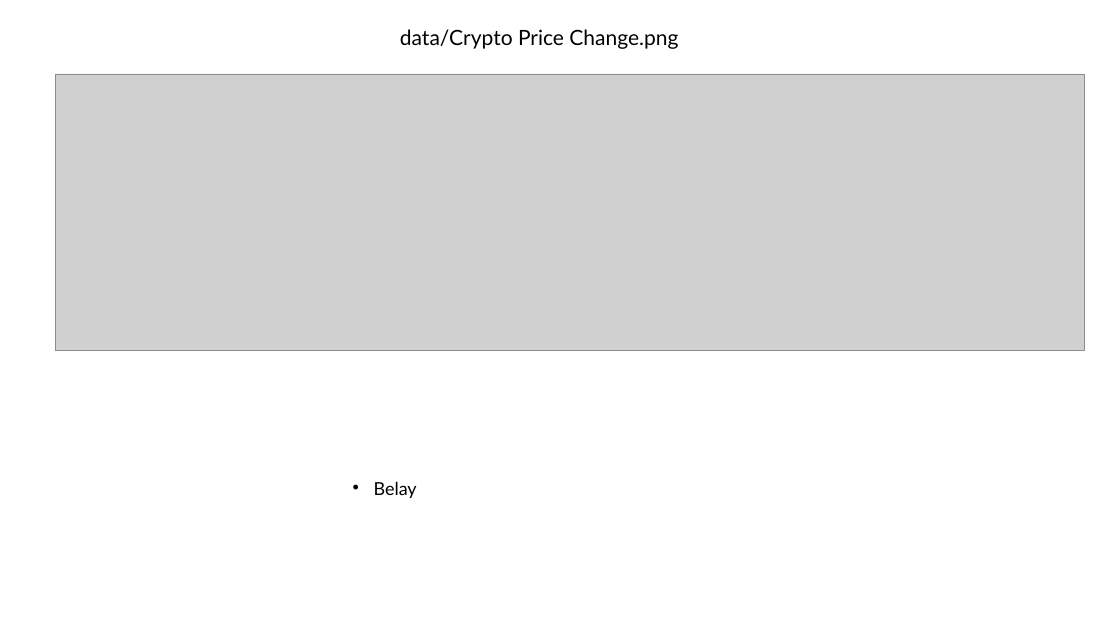
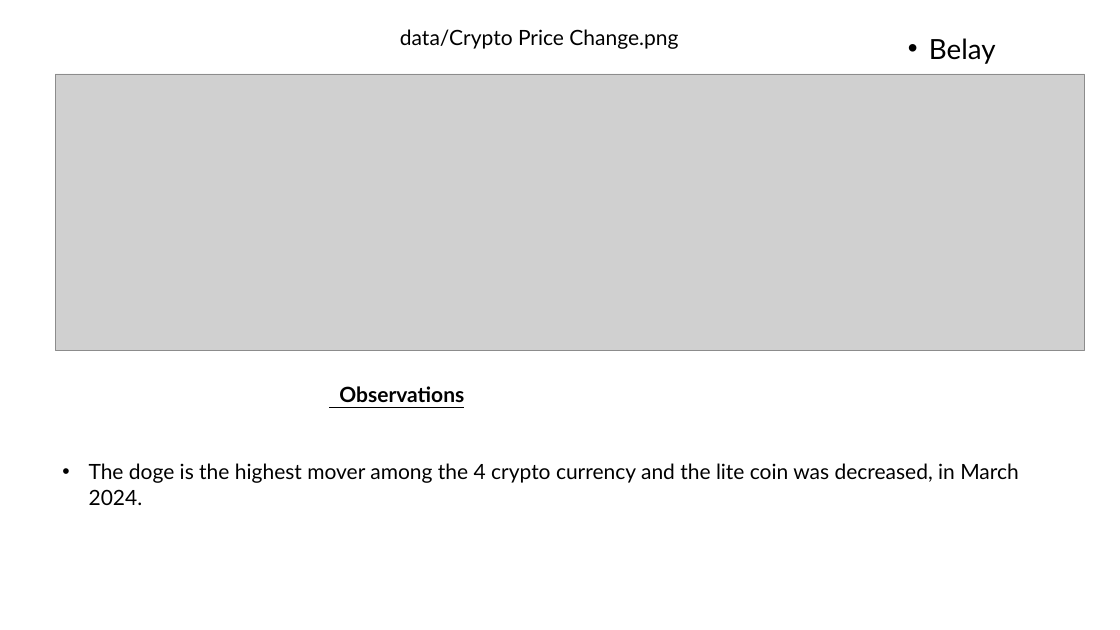
Before and after one commit to Belayohio/project_1, a slide deck: slide 3 of data/Slide_project_1.pptx. Drawn at 1120x630 pixels with LibreOffice and Linux fonts; fonts in the diff are those of the drawing; grey boxes stand for pictures. Boxes give left, top, right and bottom in pixels: in the first picture for what was removed or moved away, otherwise in the second. Text is boxed around its words. In the diff, an @@ line names an element or a change of style, - is before the commit and + after.

```diff
--- a/data/Slide_project_1.pptx
+++ b/data/Slide_project_1.pptx
@@ text "Belay": place and size @@
-text "Belay" at (374,481,417,498)
+text "Belay" at (929,38,996,64)
@@ text "Belay" at (929,38,996,64): size 15.4 to 23.8 pt @@
@@ text added at (339,386,464,402), 18 pt, text #000000, bold, underline @@
+Observations
@@ text added at (89,463,1019,505), 18 pt, text #000000 @@
+• The doge is the highest mover among the 4 crypto currency and the lite coin was decreased, in March 2024.
```
Also in this commit, not shown: 5 other slides changed, 2 slides removed.
